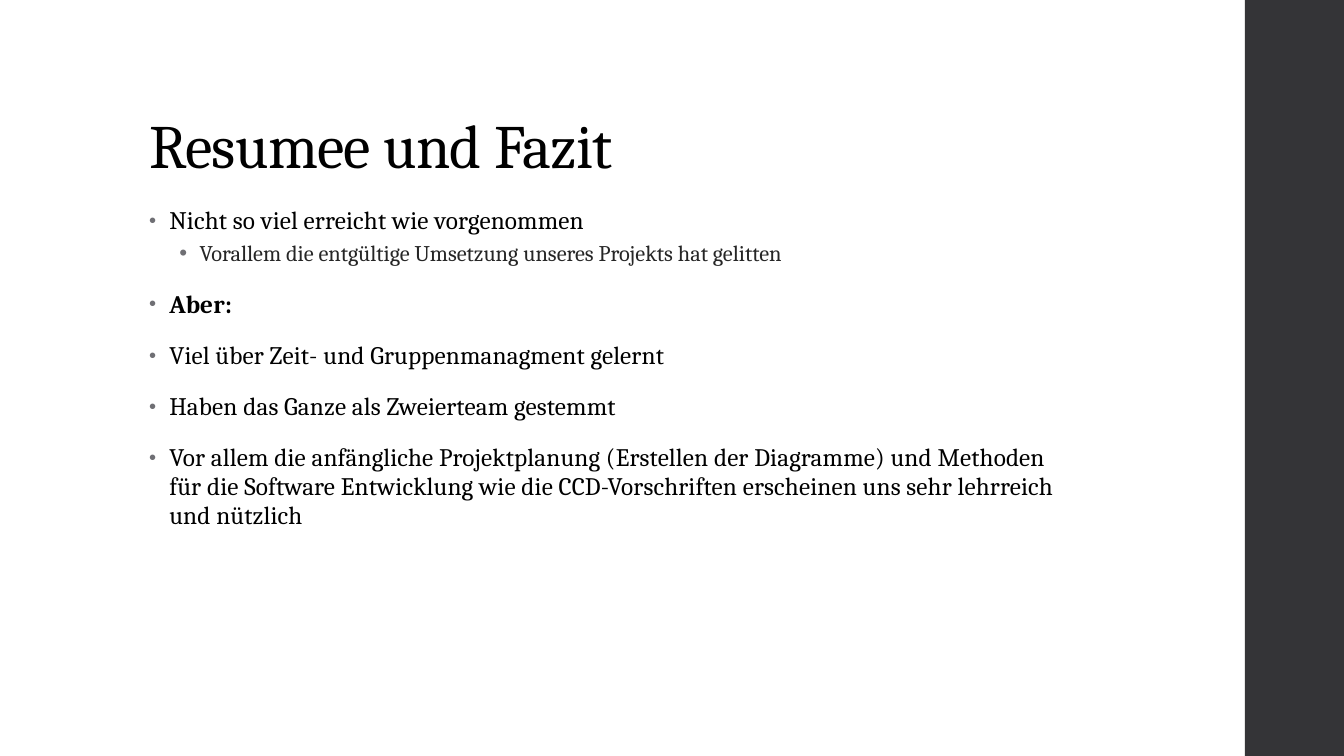
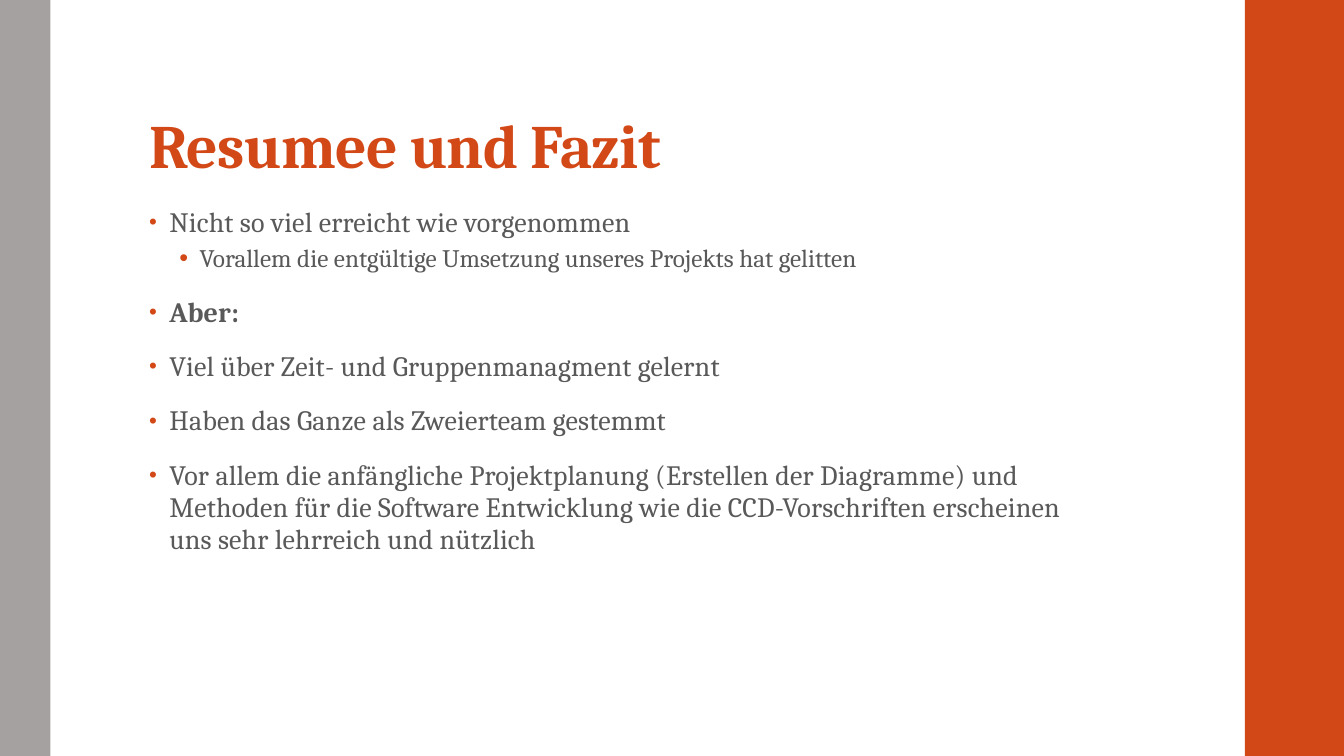
Before and after one commit to CodeIsJustLikeMagic/SE1Minutes, a slide deck: slide 7 of Projekt Diagramme/19 Präsentation und Demo.pptx. Drawn at 1344x756 pixels with LibreOffice and Linux fonts; fonts in the diff are those of the drawing. Boxes give left, top, right and bottom in pixels: in the first picture for what was removed or moved away, otherwise in the second. Text is boxed around its words. In the diff, an @@ line names an element or a change of style, - is before the commit and + after.

```diff
--- a/Projekt Diagramme/19 Präsentation und Demo.pptx
+++ b/Projekt Diagramme/19 Präsentation und Demo.pptx
@@ rectangle added at bbox=[0, 0, 50, 756], fill #A6A1A1 @@
@@ rectangle at bbox=[1245, 0, 1344, 756]: fill #353537 to #D34817 @@
@@ title "Resumee und Fazit" at bbox=[149, 125, 661, 169]: text colour #000000 to #D34817, bold on @@
@@ text "Nicht so viel erreicht wie ..." at bbox=[169, 212, 1060, 550]: size 18 to 20 pt, text colour #000000 to #595959 in "Nicht so viel erreicht wie vorgenommen", "Aber:", "Viel über Zeit- und Gruppenmanagment gelernt", "Haben das Ganze als Zweierteam gestemmt" and 1 more places; size 16 to 18 pt, text colour #262626 to #595959 in "Vorallem die entgültige Umsetzung unseres Projekts hat ..."; bullet colour #6F6F74 to #D34817 @@
```
Also in this commit, not shown: 6 other slides changed.
